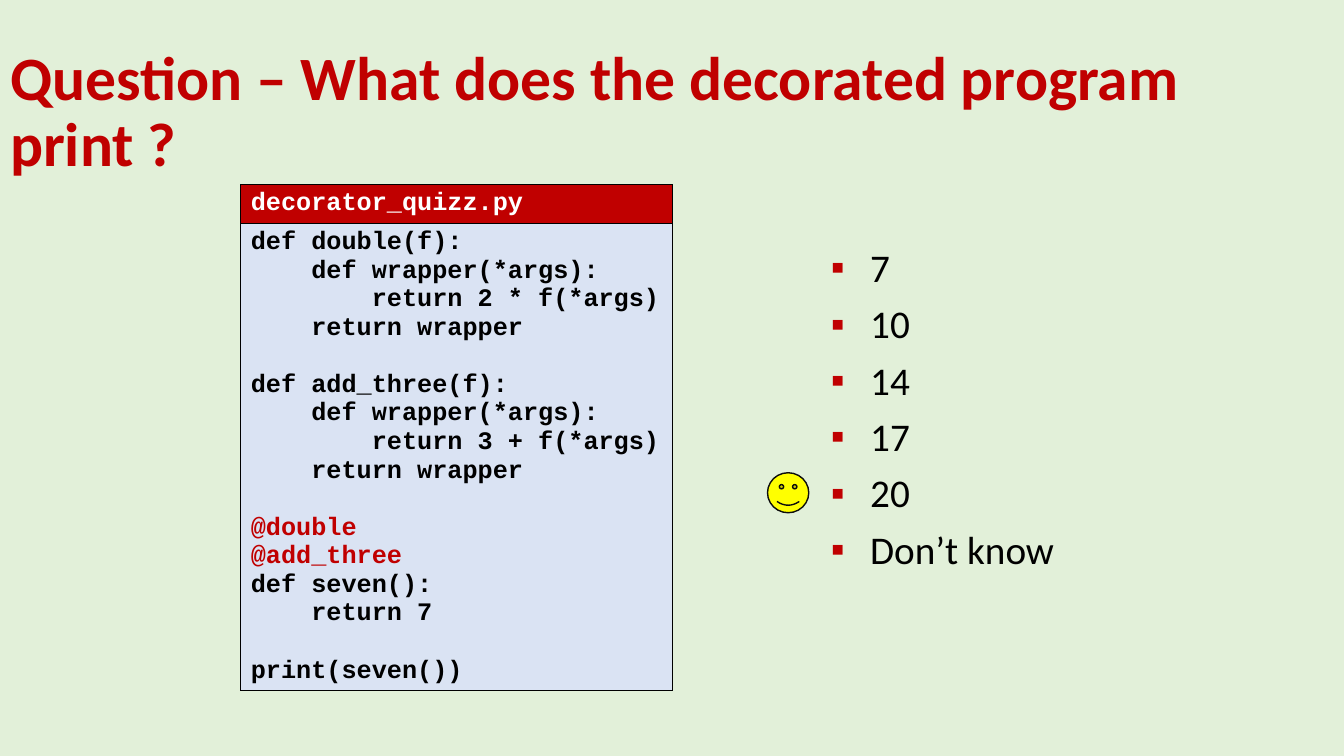
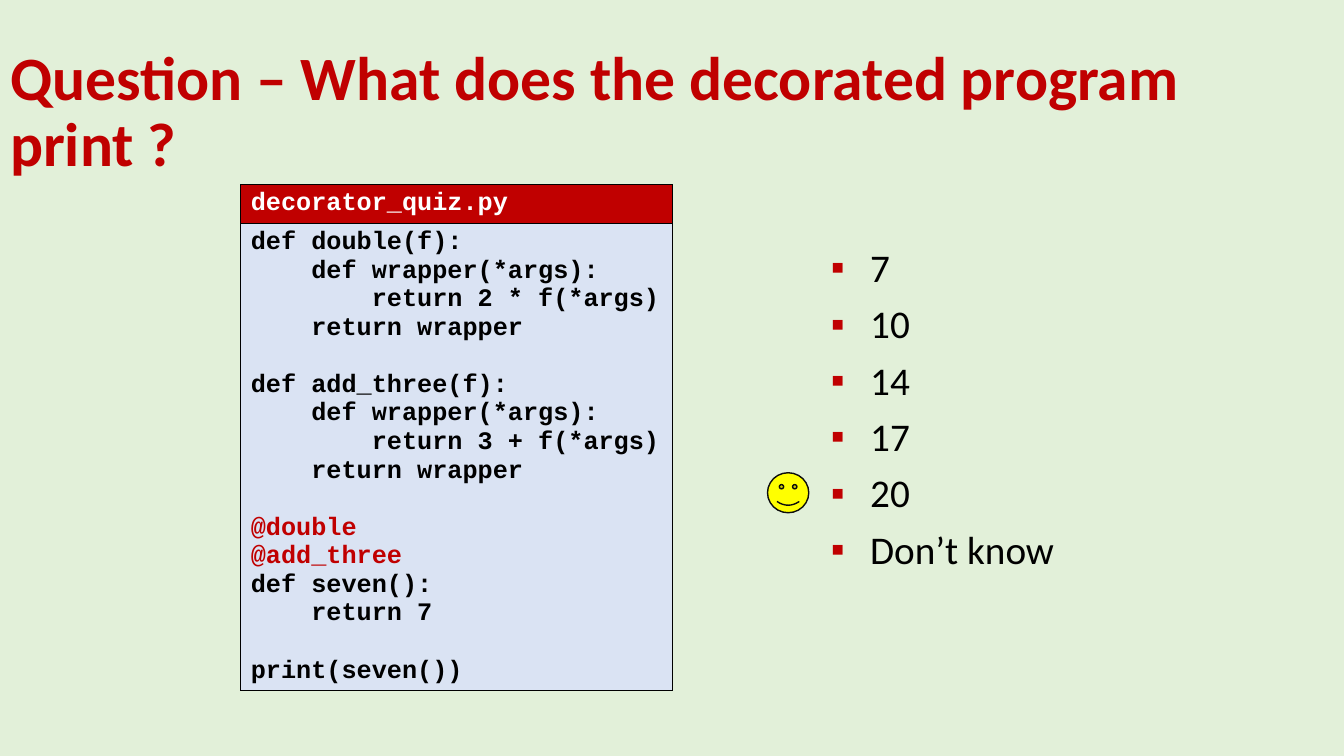
Before and after one commit to gsbrodal/gsbrodal.github.io, a slide deck: slide 10 of ipsa/slides/decorators.pptx. Drawn at 1344x756 pixels with LibreOffice and Linux fonts; fonts in the diff are those of the drawing. Boxes give left, top, right and bottom in pixels: in the first picture for what was removed or moved away, otherwise in the second. Text is boxed around its words. In the diff, an @@ line names an element or a change of style, - is before the commit and + after.

Commit message:
all_slides.pdf decorators.pdf decorators.pptx

```diff
--- a/ipsa/slides/decorators.pptx
+++ b/ipsa/slides/decorators.pptx
@@ table at (x1=241, y1=185, x2=673, y2=719) @@
-row 1, column 1: decorator_quizz.py
+row 1, column 1: decorator_quiz.py
```
Also in this commit, not shown: 2 other files.
